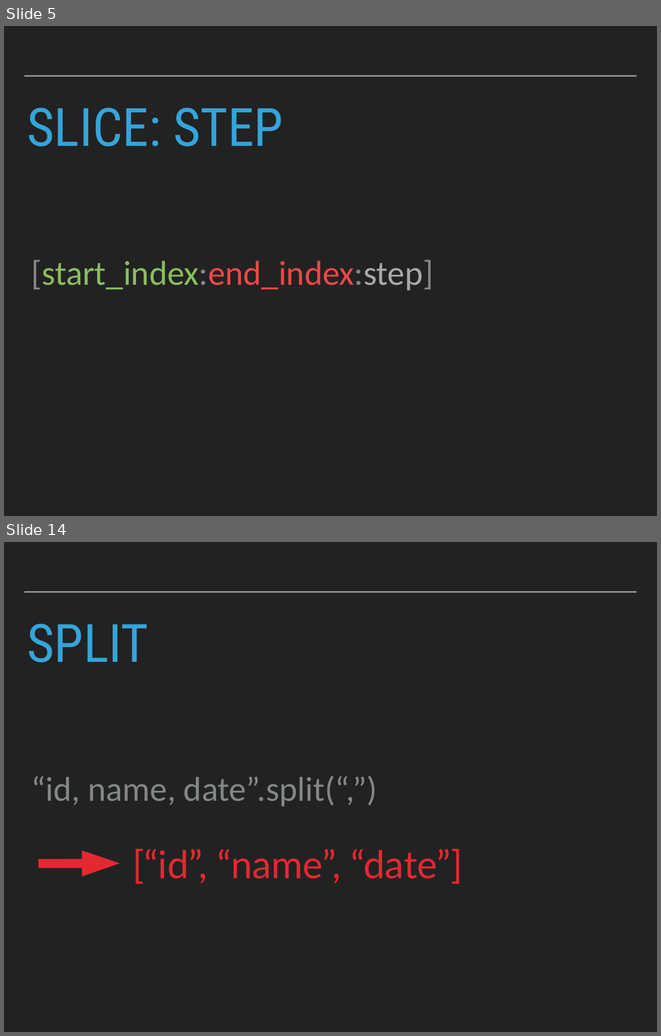
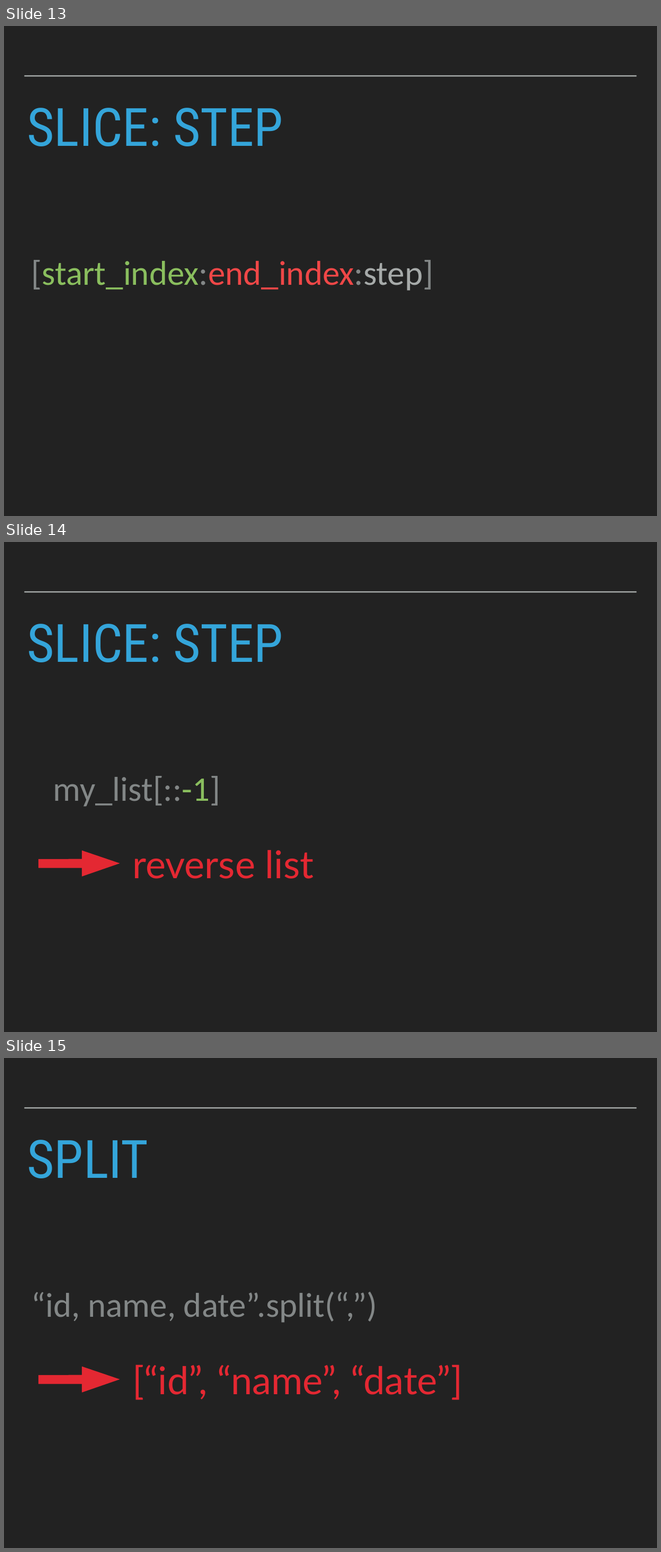
Before and after one commit to robcarrington/Week2_PythonForDataScience, a slide deck: Session3_Slides.pptx. Shown one above the other, each under a label of ours: slides 5 and 14 before the commit, slides 13, 14 and 15 after it; the slides between them are not shown. The pictures are 661x1036 and 661x1552 pixels, drawn with LibreOffice and Linux fonts; fonts in the diff are those of the drawing. Boxes give left, top, right and bottom in pixels: in the first picture for what was removed or moved away, otherwise in the second. Text is boxed around its words. In the diff, an @@ line names an element or a change of style, - is before the commit and + after.

```diff
--- a/Session3_Slides.pptx
+++ b/Session3_Slides.pptx
@@ slide 14 added at box(4, 542, 657, 1032), background #222222; not listed: 1 template element that a slide beside it also shows @@
@@ title added at box(27, 624, 283, 662), 82.8 pt, text #34A5DA @@
+SLICE: STEP
@@ text added at box(53, 776, 220, 806), 54 pt, text #838787 @@
+my_list[::-1]
@@ right arrow added at box(38, 850, 120, 876), fill #E42832 @@
@@ text added at box(132, 850, 314, 879), 60 pt, text #E42832 @@
+reverse list
@@ what was slide 5 is now slide 13 @@
@@ what was slide 14 is now slide 15 @@
```
Also in this commit, not shown: 5 slides changed, 14 other slides added, 6 slides removed, 3 other files.
